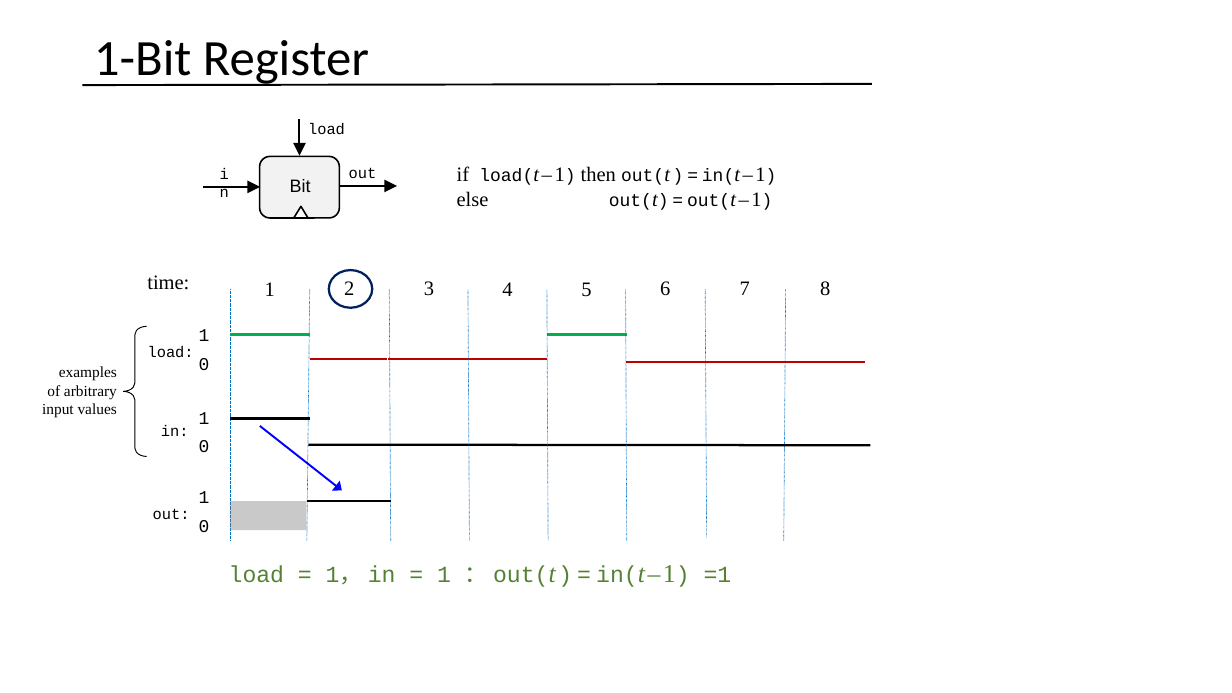
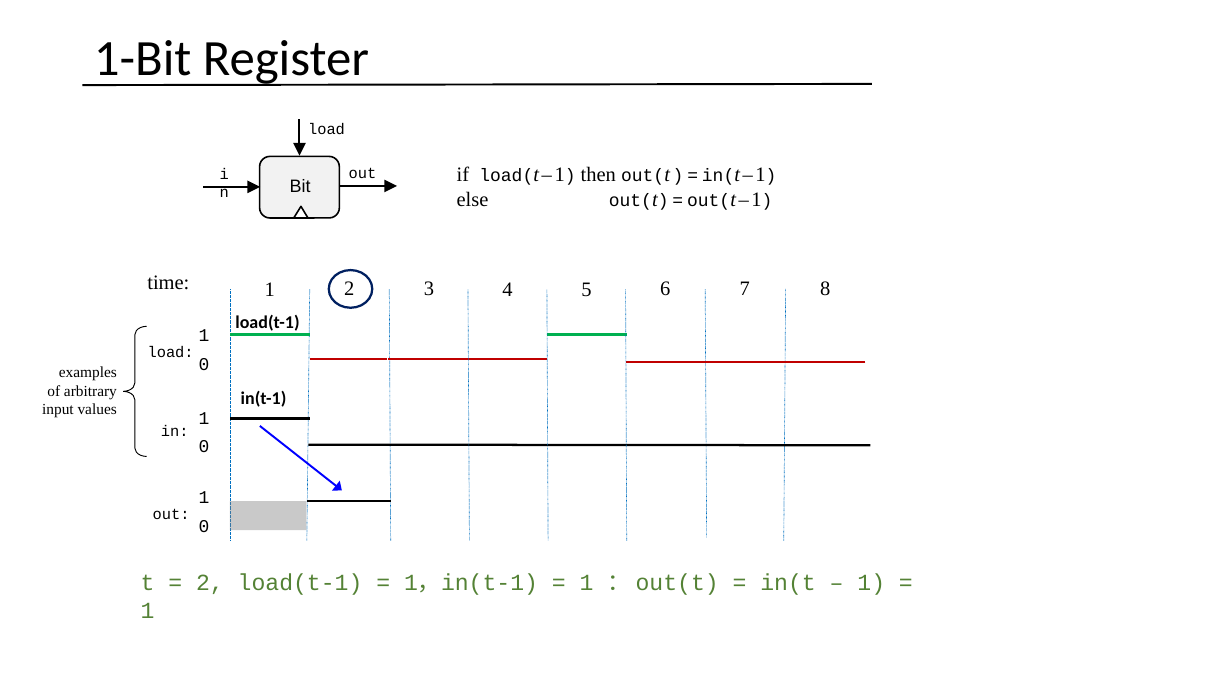
Before and after one commit to vcboy1/Leeds, a slide deck: slide 52 of 26fall/1860/Lecture/Week1.7/Lec 1.7.2 Sequential logic.pptx. Drawn at 1232x693 pixels with LibreOffice and Linux fonts; fonts in the diff are those of the drawing. Boxes give left, top, right and bottom in pixels: in the first picture for what was removed or moved away, otherwise in the second. Text is boxed around its words. In the diff, an @@ line names an element or a change of style, - is before the commit and + after.

```diff
--- a/26fall/1860/Lecture/Week1.7/Lec 1.7.2 Sequential logic.pptx
+++ b/26fall/1860/Lecture/Week1.7/Lec 1.7.2 Sequential logic.pptx
@@ text added at box(235, 315, 299, 331), 14 pt, text #000000, bold @@
+load(t-1)
@@ text added at box(241, 391, 287, 407), 14 pt, text #000000, bold @@
+in(t-1)
@@ text at box(141, 573, 885, 595): text changed @@
-load = 1， in = 1 ： out(t ) = in(t – 1) =1
+t = 2, load(t-1) = 1，in(t-1) = 1 ： out(t) = in(t – 1) = 1
```
Also in this commit, not shown: 13 other slides changed, 6 other files.
